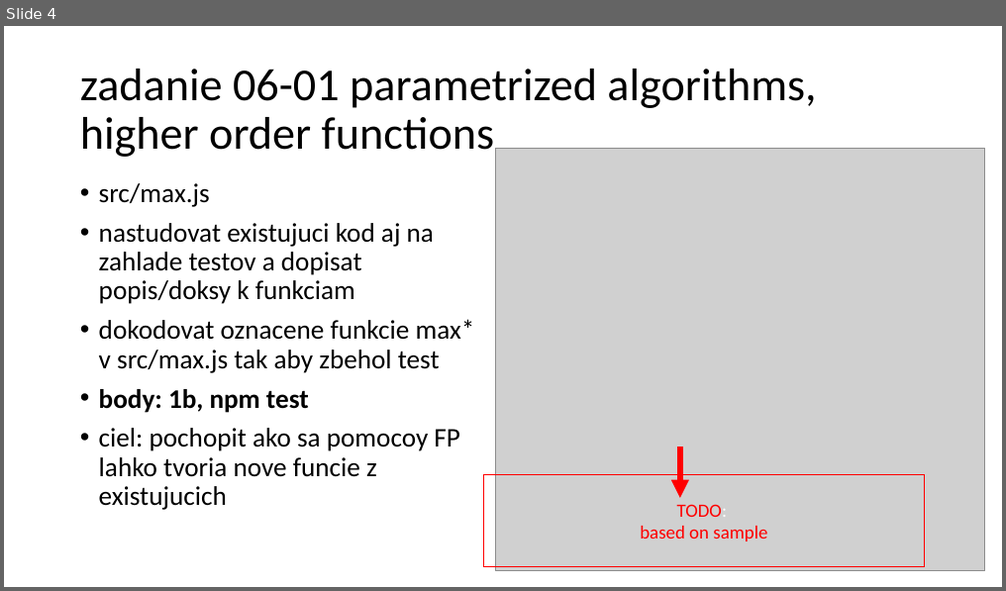
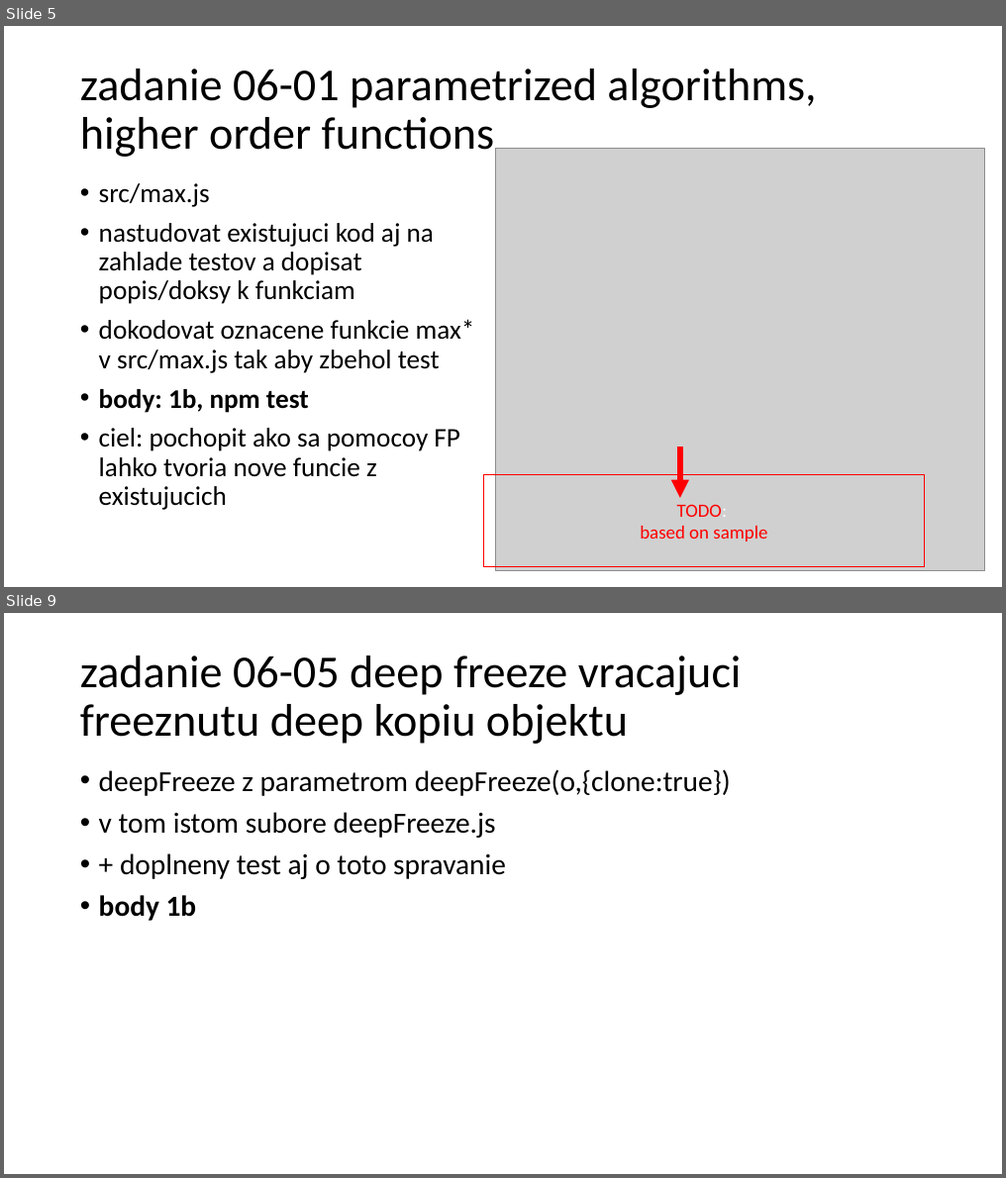
Before and after one commit to yimejky/wawjs, a slide deck: 06-cvicenie/06-cvicenie.pptx. Shown one above the other, each under a label of ours: slide 4 before the commit, slides 5 and 9 after it; the slides between them are not shown. The pictures are 1006x591 and 1006x1178 pixels, drawn with LibreOffice and Linux fonts; fonts in the diff are those of the drawing; grey boxes stand for pictures. Boxes give left, top, right and bottom in pixels: in the first picture for what was removed or moved away, otherwise in the second. Text is boxed around its words. In the diff, an @@ line names an element or a change of style, - is before the commit and + after.

```diff
--- a/06-cvicenie/06-cvicenie.pptx
+++ b/06-cvicenie/06-cvicenie.pptx
@@ slide 9 added at (4,613,1002,1174), background #FFFFFF @@
@@ title added at (80,656,742,744), 44 pt, text #000000 @@
+zadanie 06-05 deep freeze vracajuci freeznutu deep kopiu objektu
@@ text added at (99,769,731,921), 28 pt, text #000000 @@
+• deepFreeze z parametrom deepFreeze(o,{clone:true})
+• v tom istom subore deepFreeze.js
+• + doplneny test aj o toto spravanie
+• body 1b
@@ what was slide 4 is now slide 5 @@
```
Also in this commit, not shown: 2 slides changed, 2 other slides added, 5 other files.
